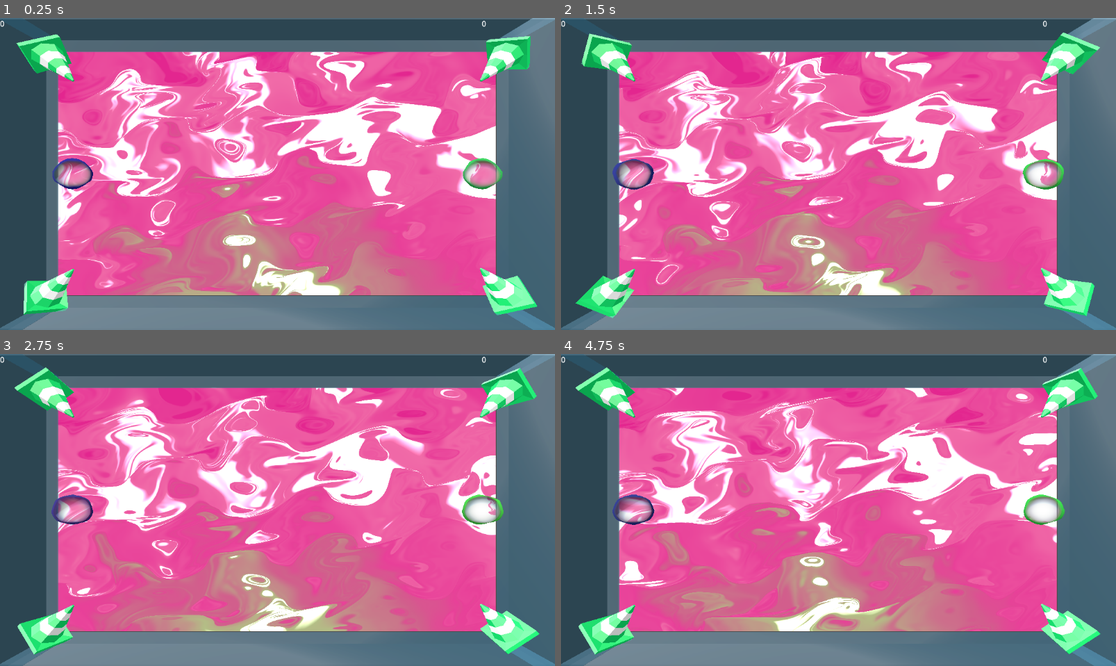
Above: before the commit, frames 1-4 (two rows, left to right).
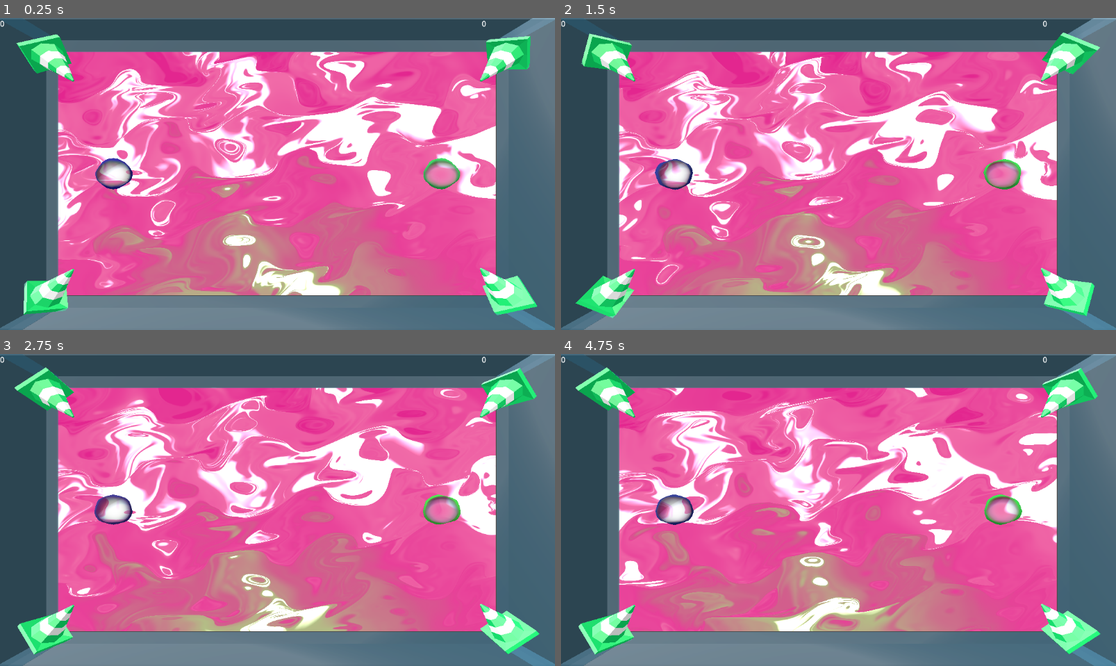
Above: after the commit, the same moments.

Repository: Ultimo-Momento-Responsable/GGJ2025
Game: Godot game, scene res://scenes/viewport.tscn
Same seed, same stepped clock (60 frames per second), same inputs: the game is played once before the commit and once after it.
Inputs:
- Up to frame 1 (0.25 s): no input
- Up to frame 2 (1.5 s): no input
- Up to frame 3 (2.75 s): no input
- Up to frame 4 (4.75 s): no input

The runs differ from the first frame. In frame 1, 1.8% of the frame differs, in the area x 9-91%, y 44-56%; in frame 2, 1.8%, in the area x 9-91%, y 45-56%; in frame 3, 1.8%; in frame 4, 1.7%.

Commit message:
initial position fixed

Diff:
--- a/scenes/arena_base.tscn
+++ b/scenes/arena_base.tscn
@@ -55,15 +55,15 @@
 booster = ExtResource("3_t5qi0")
 
 [node name="Player1" parent="WorldEnvironment" instance=ExtResource("2_8abf3")]
-transform = Transform3D(2, 0, 0, 0, 2, 0, 0, 0, 2, -15, 0, 0)
+transform = Transform3D(2, 0, 0, 0, 2, 0, 0, 0, 2, -12, 0, 0)
 collision_mask = 5
-initial_position = Vector3(-15, 0, 0)
+initial_position = Vector3(-12, 0, 0)
 
 [node name="Player2" parent="WorldEnvironment" instance=ExtResource("2_8abf3")]
-transform = Transform3D(2, 0, 0, 0, 2, 0, 0, 0, 2, 15, 0, 0)
+transform = Transform3D(2, 0, 0, 0, 2, 0, 0, 0, 2, 12, 0, 0)
 collision_mask = 5
 player = "2"
-initial_position = Vector3(15, 0, 0)
+initial_position = Vector3(12, 0, 0)
 
 [node name="Hazzards" type="Node" parent="WorldEnvironment"]
 
